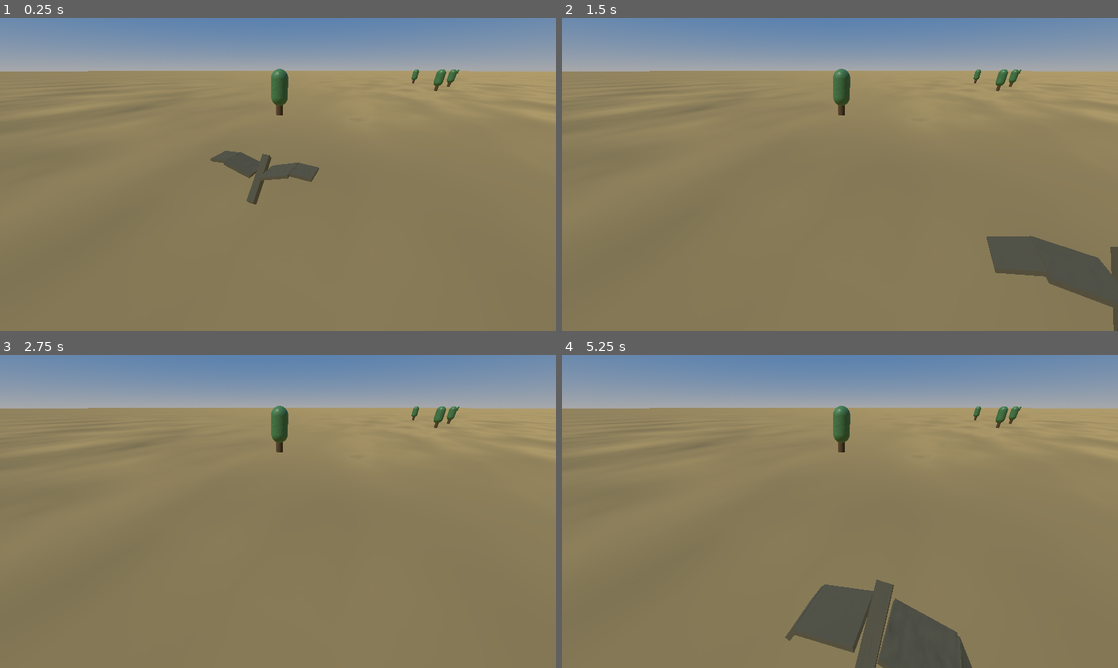
Above: before the commit, frames 1-4 (two rows, left to right).
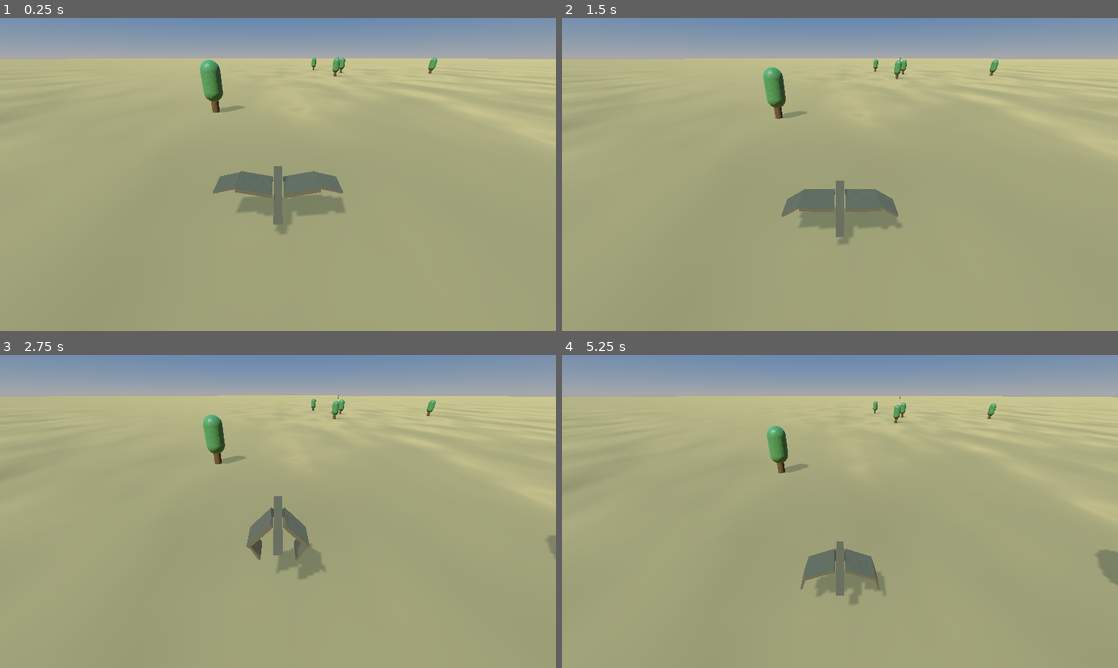
Above: after the commit, the same moments.

Repository: westonkelliher/GodotDemos
Game: Godot game, scene res://world.tscn
The game is run twice, just before and just after one commit, with the same random seed, the same clock (stepped at 60 frames per second) and the same inputs.
Inputs (mouse positions are in pixels of both pictures, inside the frame that each line leads up to):
- Up to frame 1 (0.25 s): no input
- Up to frame 2 (1.5 s): tap Enter (ui_accept) at 0.5, 1.35 s; move the mouse to (962, 158) at 0.52 s; hold Right (ui_right) 0.53-1.28 s; hold Enter (ui_accept) 0.53-1.28 s; click (962, 158) at 0.6 s; move the mouse to (728, 190) at 1.27 s; hold Down (ui_down) from 1.28 s (still down)
- Up to frame 3 (2.75 s): tap Enter (ui_accept) at 1.52, 1.82 s; click (166, 527) at 1.55 s; move the mouse to (333, 442) at 2.02 s; release Down (ui_down) at 2.03 s; hold Right (ui_right) from 2.03 s (still down); hold Enter (ui_accept) from 2.03 s (still down); click (333, 442) at 2.1 s
- Up to frame 4 (5.25 s): move the mouse to (812, 574) at 2.77 s; release Right (ui_right) at 2.78 s; release Enter (ui_accept) at 2.78 s; hold Up (ui_up) 2.78-3.53 s; click (812, 574) at 2.85 s; tap Enter (ui_accept) at 3.02, 3.32, 4.52, 4.82 s; move the mouse to (1006, 558) at 3.52 s; hold Enter (ui_accept) 3.53-4.28 s; hold Left (ui_left) 3.53-5.03 s; move the mouse to (673, 464) at 4.27 s; click (673, 464) at 4.35 s; move the mouse to (867, 511) at 5.02 s; hold Down (ui_down) from 5.03 s (still down); hold Enter (ui_accept) from 5.03 s (still down); click (867, 511) at 5.1 s

The runs differ from the first frame. In frame 1, 87% of the frame differs, in the area x 0-100%, y 10-100%; in frame 2, 87%; in frame 3, 87%; in frame 4, 87%.

Commit message:
Flight: for-back flapping, roll, camera follow

Diff:
--- a/Flight/bird.gd
+++ b/Flight/bird.gd
@@ -7,64 +7,186 @@
 # Get the gravity from the project settings to be synced with RigidBody nodes.
 var gravity: float = ProjectSettings.get_setting("physics/3d/default_gravity")
 
-var MIN_GRAV_MULT := 0.16
-var MAX_GRAV_MULT := 0.48
-
-const MAX_WING_ANGLE := 0.3
-const MIN_WING_ANGLE := -0.8
-const MAX_WING_SPEED := 4.0
-const WING_ACC := 40.0
+var MIN_GRAV_MULT := 0.12
+var MAX_GRAV_MULT := 0.30
+# lift
 const LIFT_MULT := 3.0
 const DIFT_MULT := 0.8
 
-var wing_speed := 0.0
-var wing_angle := 0.0
+# flap
+# : negative number means downward position
+const MAX_FLAP_ANGLE := 0.2
+const MIN_FLAP_ANGLE := -0.8
+const MAX_FLAP_SPEED := 4.0
+const FLAP_ACC := 40.0
+var flap_speed := 0.0
+var flap_angle := 0.0
+
+# wing pitch
+const MAX_WING_PITCH := 0.6
+const MIN_WING_PITCH := -0.6
+const MAX_WING_PITCH_SPEED := 6.0
+const WING_PITCH_ACC := 18.0
+var wing_pitch := 0.0
+var wing_pitch_speed := 0.0
+
+# wing roll
+# : affects roll speed of the bird as a whole
+# : proportional to body roll acceleration
+const MAX_WING_ROLL := 0.3
+const MIN_WING_ROLL := -0.3
+const WING_ROLL_SPEED := 2.0
+var wing_roll := 0.0
+
+# body roll
+var BODY_ROLL_RATE := 3.0
+var STATIC_BODY_ROLL_DAMPING := 0.1
+var ACTIVE_BODY_ROLL_DAMPING := 0.6
+var body_roll_speed := 0.0  # added to rotation.z
+
+# tip pitch
+# : set by click drag y-distance
+# : proportional to body pitch speed
+var MAX_TIP_PITCH := 0.7
+var MIN_TIP_PITCH := 0.7
+var TIP_PITCH_RATE := 0.01
+
+# mouse drags
+var drag_start := Vector2.ZERO # relative to center of screens
+
+func _process(delta: float) -> void:
+	$D/Vecs.global_position = global_position
+
 
 func _physics_process(delta: float) -> void:
-	if Input.is_action_pressed("ui_accept") and wing_angle > MIN_WING_ANGLE:
-		wing_speed = move_toward(wing_speed, -MAX_WING_SPEED, WING_ACC*delta)
-	elif !Input.is_action_pressed("ui_accept") and wing_angle < MAX_WING_ANGLE:
-		wing_speed = move_toward(wing_speed, MAX_WING_SPEED, WING_ACC*delta)
+	handle_flap(delta)
+	handle_wing_pitch(delta)
+	handle_wing_roll(delta)
+	handle_mouse_drags(delta)
 	#
-	wing_angle += wing_speed*delta
-	if wing_angle > MAX_WING_ANGLE:
-		wing_angle = MAX_WING_ANGLE
-		wing_speed = 0.0
-	elif wing_angle < MIN_WING_ANGLE:
-		wing_angle = MIN_WING_ANGLE
-		wing_speed = 0.0
+	# flapping
+	var lift_normal := Vector3.UP.rotated(Vector3.RIGHT, wing_pitch)
+	lift_normal = lift_normal.rotated(Vector3.FORWARD, -wing_roll)
+	lift_normal = basis * lift_normal
+	if flap_speed < 0:
+		var lift: float = abs(flap_speed) * cos(flap_angle) * LIFT_MULT
+		velocity += lift_normal * lift * delta
+		#
+	elif flap_speed > 0:
+		var dift: float = abs(flap_speed) * cos(flap_angle) * DIFT_MULT
+		velocity -= lift_normal * dift * delta
 	#
-	if wing_speed < 0:
-		var lift: float = abs(wing_speed) * cos(wing_angle) * LIFT_MULT
-		velocity.y += lift * delta
-	elif wing_speed > 0:
-		var dift: float = abs(wing_speed) * cos(wing_angle) * DIFT_MULT
-		velocity.y -= dift * delta
-
-	$Wings/LeftWing.set_flap_angle(wing_angle)
-	$Wings/RightWing.set_flap_angle(wing_angle)
+	# rolling
+	if flap_speed < 0:
+		body_roll_speed += flap_speed * wing_roll * BODY_ROLL_RATE * delta
+	rotation.z += (1 - sin(flap_angle))*body_roll_speed * delta
+	if Input.is_action_pressed("left") or Input.is_action_pressed("right"):
+		body_roll_speed *= pow(ACTIVE_BODY_ROLL_DAMPING, delta)
+	else:
+		body_roll_speed *= pow(STATIC_BODY_ROLL_DAMPING, delta)
+	#
+	# gravity and velocity damping
+	if is_on_floor():
+		# TODO: proper drag
+		velocity *= pow(0.1, delta)
+		# return rotations
+		rotation.z = move_toward(rotation.z, 0, 1.5*delta)
+	else:
+		velocity *= pow(0.8, delta)
+		# Add the gravity.
+		var grav_dif := MAX_GRAV_MULT - MIN_GRAV_MULT
+		var grav_mult: float = MIN_GRAV_MULT + grav_dif*abs(sin(flap_angle))
+		var grav := gravity*grav_mult
+		velocity.y -= grav * delta
+	#
+	# debug
+	$D/Vecs/WingNormal.target_position = lift_normal*0.5
+	$D/Vecs/ForSpeed.target_position = velocity.project(Vector3.FORWARD)
 
 
-	# Add the gravity.
-	if not is_on_floor():
-		var grav_dif := MAX_GRAV_MULT - MIN_GRAV_MULT
-		var grav_mult: float = MIN_GRAV_MULT + grav_dif*abs(sin(wing_angle))
-		var grav := gravity*grav_mult
-		velocity.y -= grav * delta
+	move_and_slide()
 
-	## Handle jump.
-	#if Input.is_action_just_pressed("ui_accept") and is_on_floor():
-		#velocity.y = JUMP_VELOCITY
+# wing flap
+func handle_flap(delta: float) -> void:
+	if Input.is_action_pressed("ui_accept") and flap_angle > MIN_FLAP_ANGLE:
+		flap_speed = move_toward(flap_speed, -MAX_FLAP_SPEED, FLAP_ACC*delta)
+	elif !Input.is_action_pressed("ui_accept") and flap_angle < MAX_FLAP_ANGLE:
+		flap_speed = move_toward(flap_speed, MAX_FLAP_SPEED, FLAP_ACC*delta)
+	#wing_pitch += pitch_speed*delta
+	#if wing_pitch > MAX_WING_PITCH:
+		#wing_pitch = MAX_WING_PITCH
+		#pitch_speed = 0.0
+	#elif wing_pitch < MIN_WING_PITCH:
+		#wing_pitch = MIN_WING_PITCH
+		#pitch_speed = 0.0
+	#ap_speed, MAX_FLAP_SPEED, FLAP_ACC*delta)
+	#
+	flap_angle += flap_speed*delta
+	if flap_angle > MAX_FLAP_ANGLE:
+		flap_angle = MAX_FLAP_ANGLE
+		flap_speed = 0.0
+	elif flap_angle < MIN_FLAP_ANGLE:
+		flap_angle = MIN_FLAP_ANGLE
+		flap_speed = 0.0
+	#
+	$Wings/LeftWing.set_flap_angle(flap_angle)
+	$Wings/RightWing.set_flap_angle(flap_angle)
 
-	# Get the input direction and handle the movement/deceleration.
-	# As good practice, you should replace UI actions with custom gameplay actions.
-	var input_dir := Input.get_vector("ui_left", "ui_right", "ui_up", "ui_down")
-	var direction := (transform.basis * Vector3(input_dir.x, 0, input_dir.y)).normalized()
-	if direction:
-		velocity.x = direction.x * SPEED
-		velocity.z = direction.z * SPEED
+# wing pitch
+func handle_wing_pitch(delta: float) -> void:
+	if Input.is_action_pressed("forward"):
+		wing_pitch_speed = move_toward(wing_pitch_speed, -MAX_WING_PITCH_SPEED, WING_PITCH_ACC*delta)
+	elif Input.is_action_pressed("backward"):
+		wing_pitch_speed = move_toward(wing_pitch_speed, MAX_WING_PITCH_SPEED, WING_PITCH_ACC*delta)
 	else:
-		velocity.x = move_toward(velocity.x, 0, SPEED)
-		velocity.z = move_toward(velocity.z, 0, SPEED)
+		wing_pitch_speed = move_toward(wing_pitch_speed, 0, WING_PITCH_ACC*delta)
+		wing_pitch = move_toward(wing_pitch, 0, MAX_WING_PITCH_SPEED*0.2*delta)
+	#
+	wing_pitch += wing_pitch_speed*delta
+	if wing_pitch > MAX_WING_PITCH:
+		wing_pitch = MAX_WING_PITCH
+		wing_pitch_speed = 0.0
+	elif wing_pitch < MIN_WING_PITCH:
+		wing_pitch = MIN_WING_PITCH
+		wing_pitch_speed = 0.0
+	#
+	$Wings/LeftWing.set_pitch(wing_pitch)
+	$Wings/RightWing.set_pitch(wing_pitch)
 
-	move_and_slide()
+# wing roll
+func handle_wing_roll(delta: float) -> void:
+	if Input.is_action_pressed("left") and !Input.is_action_pressed("right"):
+		# left
+		wing_roll = move_toward(wing_roll, -MAX_WING_ROLL, WING_ROLL_SPEED*delta)
+	elif Input.is_action_pressed("right") and !Input.is_action_pressed("left"):
+		# right
+		wing_roll = move_toward(wing_roll, MAX_WING_ROLL, WING_ROLL_SPEED*delta)
+	elif Input.is_action_pressed("left") and Input.is_action_pressed("right"):
+		# both held
+		wing_roll = move_toward(wing_roll, 0, WING_ROLL_SPEED*delta)
+	else:
+		# neither held
+		var balancing_roll := wrap_angle(rotation.z) / PI * MAX_WING_ROLL
+		wing_roll = move_toward(wing_roll, balancing_roll, WING_ROLL_SPEED*delta)
+	#
+	$Wings/RightWing.set_roll(wing_roll)
+	$Wings/LeftWing.set_roll(-wing_roll)
+
+# mouse drags
+func handle_mouse_drags(delta: float) -> void:
+	if Input.is_action_just_pressed("clickdown"):
+		drag_start = get_relative_mouse_pos()
+
+func get_relative_mouse_pos() -> Vector2:
+	var screen_center := get_viewport().get_visible_rect().size / 2.0
+	var mouse_p := get_viewport().get_mouse_position() - screen_center
+	return mouse_p
+
+
+# takes in any angle and returns an equivalent angle between -PI and PI
+func wrap_angle(angle: float) -> float:
+	while angle > PI:
+		angle -= 2*PI
+	while angle < -PI:
+		angle += 2*PI
+	return angle
--- a/Flight/bird.tscn
+++ b/Flight/bird.tscn
@@ -11,6 +11,7 @@
 size = Vector3(0.15, 1, 0.15)
 
 [node name="Bird" type="CharacterBody3D"]
+transform = Transform3D(1, 0, 0, 0, 1, 0, 0, 0, 1, 0, 0, 0)
 script = ExtResource("1_spr0f")
 
 [node name="CollisionShape3D" type="CollisionShape3D" parent="."]
@@ -18,7 +19,7 @@
 shape = SubResource("SphereShape3D_qgsme")
 
 [node name="Body" type="Node3D" parent="."]
-transform = Transform3D(1, 0, 0, 0, 0.707107, 0.707107, 0, -0.707107, 0.707107, 0, 0, 0)
+transform = Transform3D(1, 5.24537e-09, -5.29134e-09, 3.72529e-09, 0.707107, 0.707107, 7.45058e-09, -0.707107, 0.707107, 0, 0, 0)
 
 [node name="Torso" type="MeshInstance3D" parent="Body"]
 transform = Transform3D(1, 0, 0, 0, 1, 0, 0, 0, 1, 0, -0.15, 0)
@@ -26,9 +27,22 @@
 skeleton = NodePath("../..")
 
 [node name="Wings" type="Node3D" parent="."]
+transform = Transform3D(1, -3.25082e-11, -7.45058e-09, 3.72529e-09, 1, 0, 7.45058e-09, -2.89506e-08, 1, 0, 0, 0)
 
 [node name="RightWing" parent="Wings" instance=ExtResource("1_wmpwx")]
 transform = Transform3D(1, 0, 0, 0, 1, 0, 0, 0, 1, 0.1, 0, 0)
 
 [node name="LeftWing" parent="Wings" instance=ExtResource("1_wmpwx")]
 transform = Transform3D(-1, 0, 0, 0, 1, 0, 0, 0, 1, -0.1, 0, 0)
+
+[node name="D" type="Node" parent="."]
+
+[node name="Vecs" type="Node3D" parent="D"]
+
+[node name="ForSpeed" type="RayCast3D" parent="D/Vecs"]
+transform = Transform3D(1, 0, 0, 0, 1, 0, 0, 0, 1, 0, 0.5, 0)
+debug_shape_custom_color = Color(0, 0.486275, 0, 1)
+
+[node name="WingNormal" type="RayCast3D" parent="D/Vecs"]
+transform = Transform3D(1, 0, 0, 0, 1, 0, 0, 0, 1, 0, 0.5, 0)
+debug_shape_custom_color = Color(0.639216, 0, 0.882353, 1)
--- a/Flight/project.godot
+++ b/Flight/project.godot
@@ -23,3 +23,31 @@
 
 window/size/viewport_width=1600
 window/size/viewport_height=900
+
+[input]
+
+forward={
+"deadzone": 0.5,
+"events": [Object(InputEventKey,"resource_local_to_scene":false,"resource_name":"","device":-1,"window_id":0,"alt_pressed":false,"shift_pressed":false,"ctrl_pressed":false,"meta_pressed":false,"pressed":false,"keycode":0,"physical_keycode":87,"key_label":0,"unicode":119,"echo":false,"script":null)
+]
+}
+backward={
+"deadzone": 0.5,
+"events": [Object(InputEventKey,"resource_local_to_scene":false,"resource_name":"","device":-1,"window_id":0,"alt_pressed":false,"shift_pressed":false,"ctrl_pressed":false,"meta_pressed":false,"pressed":false,"keycode":0,"physical_keycode":83,"key_label":0,"unicode":115,"echo":false,"script":null)
+]
+}
+left={
+"deadzone": 0.5,
+"events": [Object(InputEventKey,"resource_local_to_scene":false,"resource_name":"","device":-1,"window_id":0,"alt_pressed":false,"shift_pressed":false,"ctrl_pressed":false,"meta_pressed":false,"pressed":false,"keycode":0,"physical_keycode":65,"key_label":0,"unicode":97,"echo":false,"script":null)
+]
+}
+right={
+"deadzone": 0.5,
+"events": [Object(InputEventKey,"resource_local_to_scene":false,"resource_name":"","device":-1,"window_id":0,"alt_pressed":false,"shift_pressed":false,"ctrl_pressed":false,"meta_pressed":false,"pressed":false,"keycode":0,"physical_keycode":68,"key_label":0,"unicode":100,"echo":false,"script":null)
+]
+}
+clickdown={
+"deadzone": 0.5,
+"events": [Object(InputEventMouseButton,"resource_local_to_scene":false,"resource_name":"","device":-1,"window_id":0,"alt_pressed":false,"shift_pressed":false,"ctrl_pressed":false,"meta_pressed":false,"button_mask":1,"position":Vector2(271, 26),"global_position":Vector2(275, 67),"factor":1.0,"button_index":1,"canceled":false,"pressed":true,"double_click":false,"script":null)
+]
+}
--- a/Flight/wing.gd
+++ b/Flight/wing.gd
@@ -1,6 +1,10 @@
 extends Node3D
 
 var t := 0.0
+
+var flap_angle := 0.0
+var pitch := 0.0
+var roll := 0.0
 
 func _process(delta: float) -> void:
 	pass
@@ -8,5 +12,21 @@
 	#set_flap_angle(cos(t*10)*0.7-0.2)
 
 func set_flap_angle(angle: float) -> void:
-	$F1.rotation.z = angle
-	$F1/F2.rotation.z = angle*0.8 - 0.6
+	flap_angle = angle
+	position_wing()
+
+func set_pitch(angle: float) -> void:
+	pitch = angle
+	position_wing()
+
+
+func set_roll(angle: float) -> void:
+	roll = angle
+	position_wing()
+
+#
+func position_wing() -> void:
+	$F1.rotation.z = flap_angle
+	$F1/F2.rotation.z = roll + flap_angle*0.8 - 0.6
+	$F1.rotation.x = pitch
+	$F1/F2.rotation.x = pitch*0.2
--- a/Flight/wing.tscn
+++ b/Flight/wing.tscn
@@ -9,7 +9,7 @@
 
 [sub_resource type="BoxMesh" id="BoxMesh_r0r25"]
 material = ExtResource("1_sddld")
-size = Vector3(0.4, 0.06, 0.5)
+size = Vector3(0.4, 0.04, 0.5)
 
 [node name="Wing" type="Node3D"]
 script = ExtResource("1_hn5pe")
--- /dev/null
+++ b/Flight/world.gd
@@ -0,0 +1,11 @@
+extends Node3D
+
+
+const CAM_SPRING := 0.1 # 90% per second
+const CAM_SPRING_MULT := 2.0 # square the distance
+
+
+func _process(delta: float) -> void:
+	var cam_to_bird: Vector3 = $Bird.position - $CamPivot.position
+	cam_to_bird *= pow(cam_to_bird.length(), CAM_SPRING_MULT-1)
+	$CamPivot.global_position += cam_to_bird * (1 - pow(CAM_SPRING, delta))
--- a/Flight/world.tscn
+++ b/Flight/world.tscn
@@ -1,6 +1,7 @@
-[gd_scene load_steps=7 format=3 uid="uid://mlo6tf84cnqg"]
+[gd_scene load_steps=8 format=3 uid="uid://mlo6tf84cnqg"]
 
 [ext_resource type="PackedScene" uid="uid://dd08y67gqs75" path="res://floor.tscn" id="1_33vac"]
+[ext_resource type="Script" path="res://world.gd" id="1_cb1s3"]
 [ext_resource type="PackedScene" uid="uid://icdyyyjkrd37" path="res://tree.tscn" id="2_fv5iu"]
 [ext_resource type="PackedScene" uid="uid://dwifatahjw2iw" path="res://bird.tscn" id="3_bjcqp"]
 
@@ -18,6 +19,7 @@
 sky = SubResource("Sky_5n7ue")
 
 [node name="World" type="Node3D"]
+script = ExtResource("1_cb1s3")
 
 [node name="WorldEnvironment" type="WorldEnvironment" parent="."]
 environment = SubResource("Environment_x5ugx")
@@ -65,11 +67,16 @@
 [node name="Tree12" parent="Trees" instance=ExtResource("2_fv5iu")]
 transform = Transform3D(1, 0, 0, 0, 1, 0, 0, 0, 1, 184.225, 0, 149.555)
 
-[node name="Camera3D" type="Camera3D" parent="."]
-transform = Transform3D(0.91113, -0.18859, 0.366437, 0, 0.889153, 0.45761, -0.412119, -0.416942, 0.810134, 1.79893, 2.56471, 3.19214)
-
 [node name="DirectionalLight3D" type="DirectionalLight3D" parent="."]
-transform = Transform3D(0.919095, -0.0931528, -0.382867, 0.380549, 0.461886, 0.801152, 0.102211, -0.882034, 0.459966, 0, 378.573, 0)
+transform = Transform3D(0.919095, -0.0931532, -0.382867, 0.380549, 0.461886, 0.801152, 0.102211, -0.882034, 0.459966, 0, 378.573, 0)
+shadow_enabled = true
+shadow_opacity = 0.5
+shadow_blur = 3.0
 
 [node name="Bird" parent="." instance=ExtResource("3_bjcqp")]
 transform = Transform3D(1, 0, 0, 0, 1, 0, 0, 0, 1, 0, 0.739705, 0)
+
+[node name="CamPivot" type="Node3D" parent="."]
+
+[node name="Camera" type="Camera3D" parent="CamPivot"]
+transform = Transform3D(1, 0, 0, 0, 0.866025, 0.5, 0, -0.5, 0.866025, 0, 2.5, 3)
